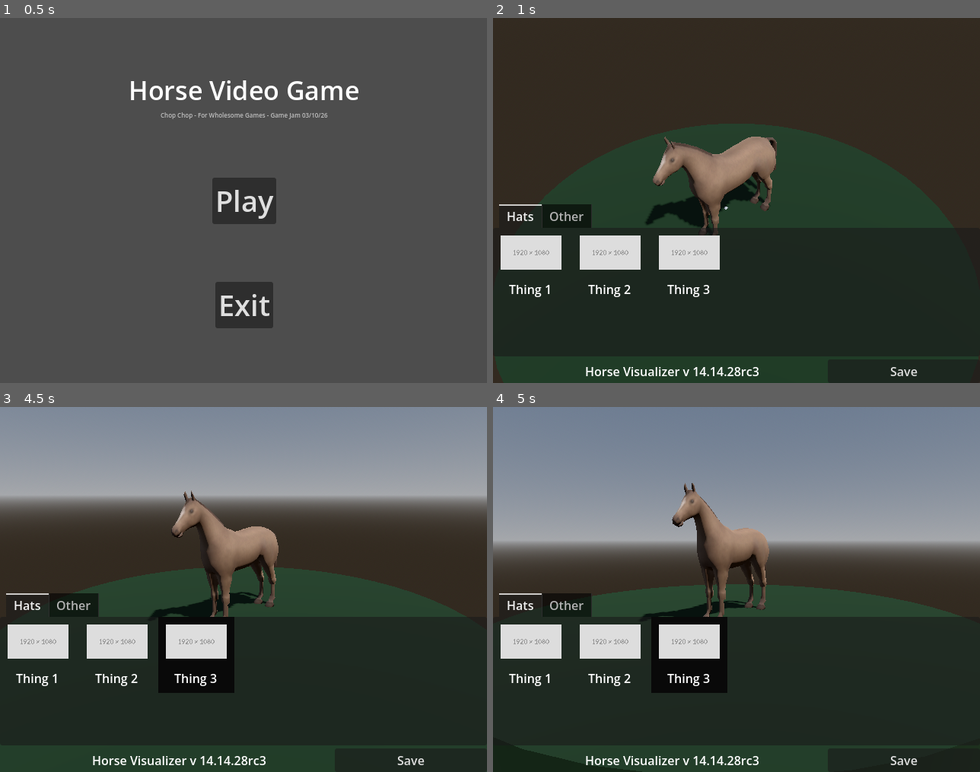
Above: before the commit, frames 1-4 (two rows, left to right).
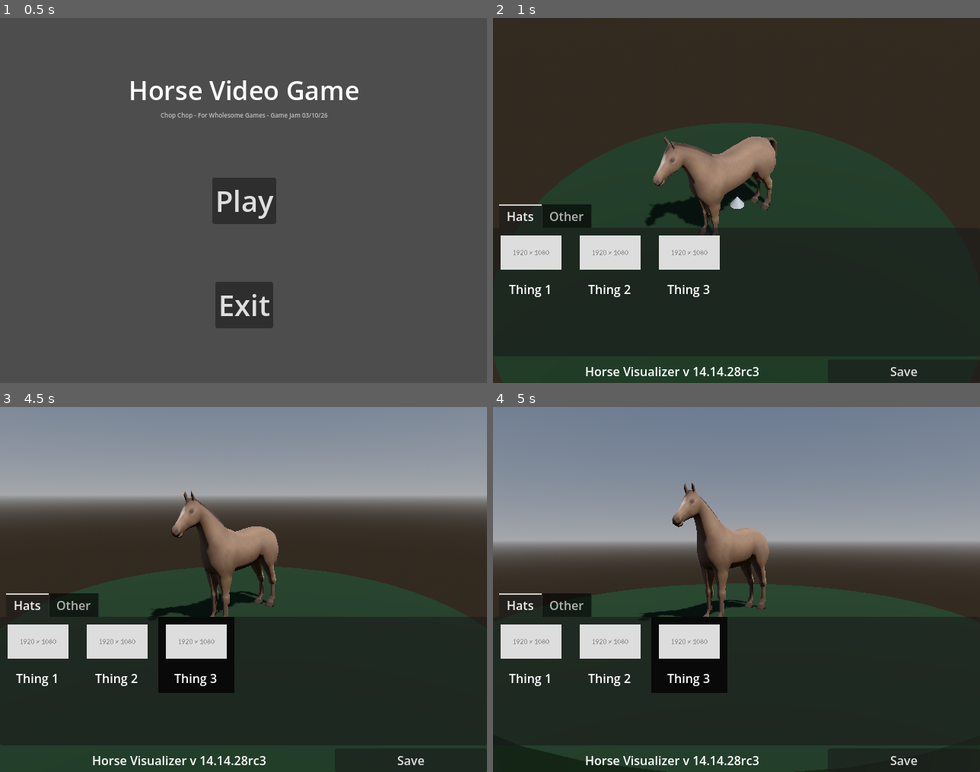
Above: after the commit, the same moments.

Repository: lukewhitingdev/gamejam-Bradys-Day-Out
Game: Godot game, scene res://Maps/MainMenuMap.tscn
Two runs of this game, one before a commit and one after it. Both use one fixed random seed, a clock stepped at 60 frames per second and the inputs below. The engine's default icon, where the game draws it, is replaced by a stand-in: a white triangle on a blue panel in a dark square.
Inputs (mouse positions are in pixels of both pictures, inside the frame that each line leads up to):
- Up to frame 1 (0.5 s): no input
- Up to frame 2 (1 s): click "Play" at 0.5 s
- Up to frame 3 (4.5 s): tap Enter at 1.25 s; move the mouse to (38, 655) at 1.27 s; press the mouse at (38, 655) at 1.28 s; hold D (move_right) 1.28-2.03 s; tap Space (start_game) at 2 s; move the mouse to (116, 655) at 2.02 s; release the mouse at (116, 655) at 2.03 s; hold A (move_left) 2.03-2.75 s; click (116, 655) at 2.1 s; click "Save" at 2.75 s; move the mouse to (194, 655) at 3.52 s; hold Right mouse button (Right_Click) 3.53-4.28 s; hold D (move_right) from 3.53 s (still down); click (194, 655) at 3.8 s; move the mouse to (238, 596) at 4.27 s; click (238, 596) at 4.35 s
- Up to frame 4 (5 s): keep holding D (move_right)

Frame 1 is identical in both runs. In frame 2, less than 0.1% of the frame differs, in the area x 31-57%, y 35-57%; in frame 3, 0.2%; in frame 4, 0.3%, in the area x 4-97%, y 45-98%.

Commit message:
Make placing shit on horse work now

Diff:
--- a/app/chopchop/GameObjects/DressupCamera.tscn
+++ b/app/chopchop/GameObjects/DressupCamera.tscn
@@ -18,7 +18,8 @@
 transform = Transform3D(0.5, 0, 0, 0, 0.5, 0, 0, 0, 0.5, 0, 1.6282498, 0)
 mesh = SubResource("CylinderMesh_ul1a7")
 
-[node name="Node3D" parent="." unique_id=1159776203 instance=ExtResource("2_msrnv")]
+[node name="Horse" parent="." unique_id=1159776203 instance=ExtResource("2_msrnv")]
+unique_name_in_owner = true
 transform = Transform3D(1, 0, 0, 0, 1, 0, 0, 0, 1, 0, 0.5524421, 0)
 
 [node name="SpringArm3D" type="SpringArm3D" parent="." unique_id=116033882]
--- a/app/chopchop/GameObjects/dressup_camera.gd
+++ b/app/chopchop/GameObjects/dressup_camera.gd
@@ -2,6 +2,7 @@
 
 var bMouseLook: bool = false
 var TargetRotation: Vector3 = Vector3()
+var bValidPlacingPosition: bool = false;
 
 @onready var AssetSelector: TableAssetSelectorScript = $"../UI/VBoxContainer/TabAssetSelector"
 
@@ -30,22 +31,28 @@
 	%SpringArm3D.rotation = CurrentRotQuat.slerp(TargetRotQuat, (1 - delta) * 0.075).get_euler()
 	%SpringArm3D.rotation.z = 0.0
 
-	var MouseTraceStart: Vector3 = %Camera3D.project_ray_origin(get_viewport().get_mouse_position())
-	var MouseTraceEnd: Vector3 = %Camera3D.project_ray_normal(get_viewport().get_mouse_position()) * 100 + %Camera3D.position
+	if(!bMouseLook):
+		var MouseTraceStart: Vector3 = %Camera3D.project_ray_origin(get_viewport().get_mouse_position())
+		var MouseNormal: Vector3 = %Camera3D.project_ray_normal(get_viewport().get_mouse_position())
+		var MouseTraceEnd: Vector3 = MouseNormal * 100 + %Camera3D.global_position
 
-	#%cursorobj.global_position = MouseTraceEnd
+		var params: PhysicsRayQueryParameters3D = PhysicsRayQueryParameters3D.new();
+		params.to = MouseTraceEnd
+		params.from = MouseTraceStart
 
-	var params: PhysicsRayQueryParameters3D = PhysicsRayQueryParameters3D.new();
-	params.to = MouseTraceEnd
-	params.from = MouseTraceStart
+		var result = get_world_3d().direct_space_state.intersect_ray(params)
 
-	var result = get_world_3d().direct_space_state.intersect_ray(params)
+		bValidPlacingPosition = !(result as Dictionary).is_empty()
 
-	if result:
-		#%cursorobj.rotation = result.normal
-		%cursorobj.look_at_from_position(Vector3(), result.normal)
-		%cursorobj.rotation_degrees.x -= 90
-		%cursorobj.global_position = result.position
+		if bValidPlacingPosition:
+			%cursorobj.look_at_from_position(Vector3(), result.normal)
+			%cursorobj.rotation_degrees.x -= 90
+			%cursorobj.global_position = result.position
+		else:
+			%cursorobj.rotation_degrees = Vector3(0, 0, 0)
+			%cursorobj.global_position = MouseNormal * 3 + %Camera3D.global_position
+
+	%cursorobj.visible = !bMouseLook
 
 
 func _unhandled_input(event: InputEvent) -> void:
@@ -61,3 +68,11 @@
 		TargetRotation.y -= event.relative.x * 0.3 * DegToRad
 		TargetRotation.x -= event.relative.y * 0.3 * DegToRad
 		TargetRotation.x = clamp(TargetRotation.x, -89 * DegToRad, 2 * DegToRad)
+
+	if event.is_action_pressed("Left_Click") && bValidPlacingPosition:
+		var scene = load("res://Models/horse.tscn")
+		var instance = scene.instantiate()
+		%Horse.add_child(instance)
+		instance.global_position = %cursorobj.global_position
+		instance.global_rotation = %cursorobj.global_rotation
+		instance.scale *= 4
--- a/app/chopchop/Maps/DressupMap.tscn
+++ b/app/chopchop/Maps/DressupMap.tscn
@@ -48,7 +48,7 @@
 [node name="DressupMap" type="Node3D" unique_id=772668591]
 
 [node name="DressupCamera" parent="." unique_id=648718780 instance=ExtResource("1_w1bt5")]
-transform = Transform3D(1, 0, 0, 0, 1, 0, 0, 0, 1, 0, 0.40668237, 0)
+transform = Transform3D(1, 0, 0, 0, 1, 0, 0, 0, 1, 0, 0.38972014, 0)
 
 [node name="DirectionalLight3D" type="DirectionalLight3D" parent="." unique_id=825842716]
 transform = Transform3D(0.8067472, 0.18124612, 0.56241345, -0.56676304, -0.031889994, 0.82326347, 0.16714866, -0.9829206, 0.07699642, 3.3882654, 10.050013, 0.40582454)
@@ -60,7 +60,6 @@
 
 [node name="CSGCylinder3D" type="CSGCylinder3D" parent="." unique_id=355926493]
 transform = Transform3D(1, 0, 0, 0, 1, 0, 0, 0, 1, 0, -11.014174, 0)
-use_collision = true
 radius = 3.519043
 height = 22.029541
 sides = 48
